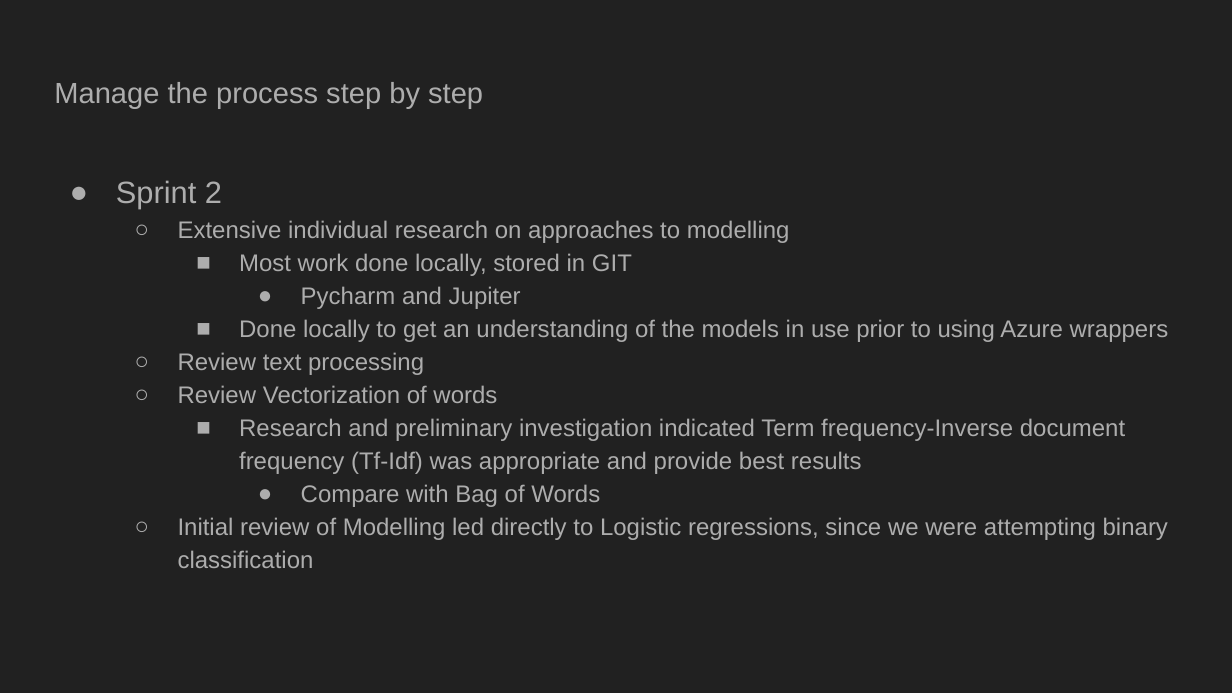
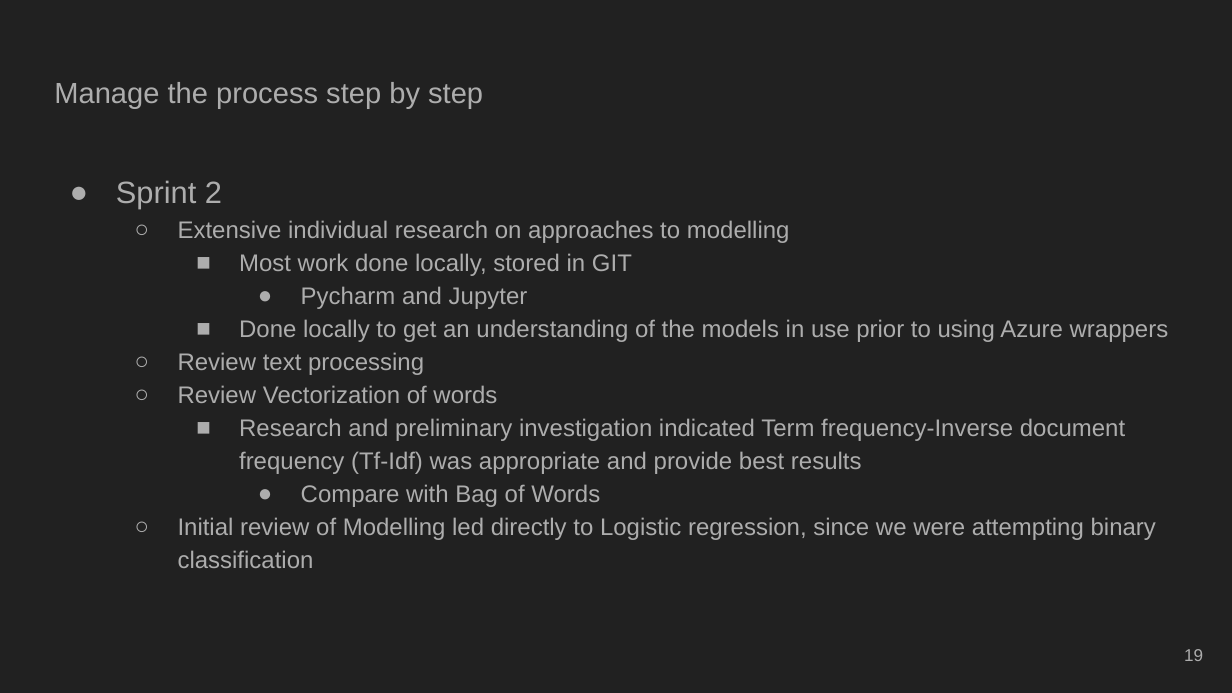
Before and after one commit to bwvidro/dsci644_team_d, a slide deck: slide 19 of Presentation/DSCI-644.pptx (slide 15 before the commit). Drawn at 1232x693 pixels with LibreOffice and Linux fonts; fonts in the diff are those of the drawing. Boxes give left, top, right and bottom in pixels: in the first picture for what was removed or moved away, otherwise in the second. Text is boxed around its words. In the diff, an @@ line names an element or a change of style, - is before the commit and + after.

```diff
--- a/Presentation/DSCI-644.pptx
+++ b/Presentation/DSCI-644.pptx
@@ text at (x1=301, y1=286, x2=528, y2=309): text changed @@
-      ● Pycharm and Jupiter
+      ● Pycharm and Jupyter
@@ text at (x1=178, y1=517, x2=1156, y2=568): text changed @@
-  ○ Initial review of Modelling led directly to Logistic regressions, since we were attempting binary classification
+  ○ Initial review of Modelling led directly to Logistic regression, since we were attempting binary classification
@@ page number added at (x1=1184, y1=649, x2=1203, y2=661), 10 pt, text #ADADAD @@
+19
```
Also in this commit, not shown: 29 other slides changed, 4 slides added, 1 slide removed.
